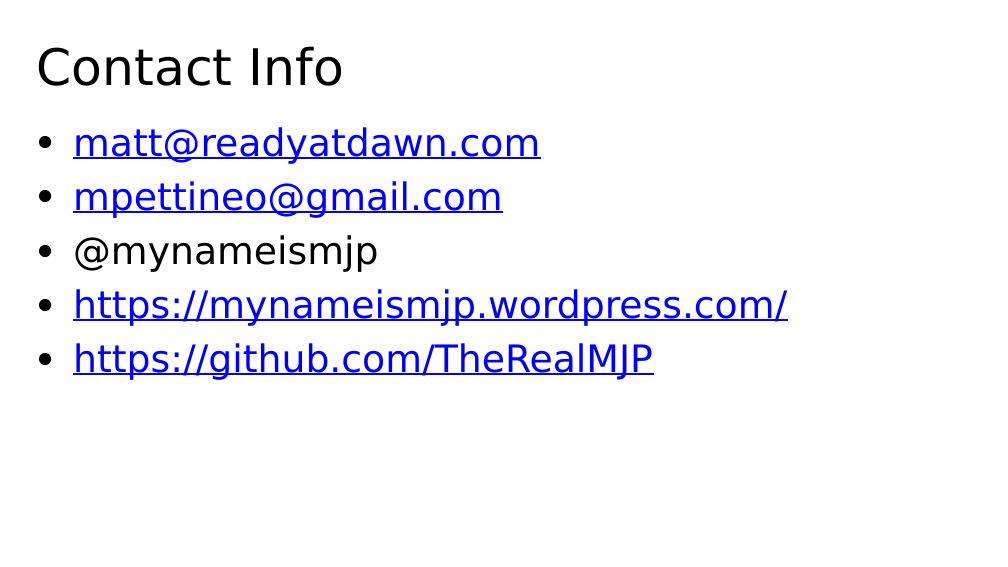
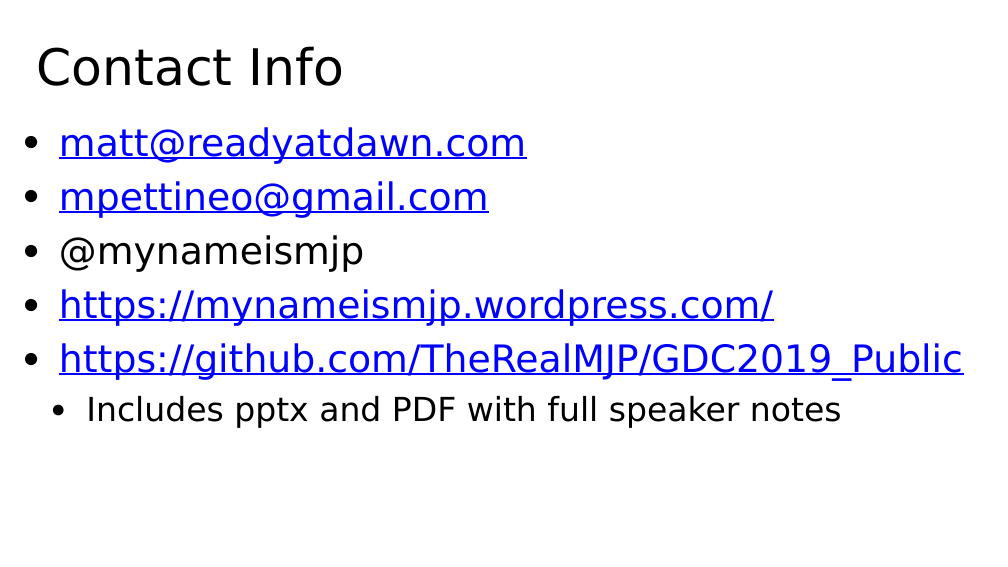
Before and after one commit to TheRealMJP/GDC2019_Public, a slide deck: slide 94 of GDC 2019 - Breaking Down Barriers (Public).pptx. Drawn at 1008x567 pixels with LibreOffice and Linux fonts; fonts in the diff are those of the drawing; background and template pictures are left out. Boxes give left, top, right and bottom in pixels: in the first picture for what was removed or moved away, otherwise in the second. Text is boxed around its words. In the diff, an @@ line names an element or a change of style, - is before the commit and + after.

```diff
--- a/GDC 2019 - Breaking Down Barriers (Public).pptx
+++ b/GDC 2019 - Breaking Down Barriers (Public).pptx
@@ text "matt@readyatdawn.com": place and size @@
-text "matt@readyatdawn.com" at (73,127,787,380)
+text "matt@readyatdawn.com" at (59,127,963,428)
@@ text at (59,343,963,428): text changed @@
-● https://github.com/TheRealMJP
+● https://github.com/TheRealMJP/GDC2019_Public
+  ● Includes pptx and PDF with full speaker notes
```
Also in this commit, not shown: 3 other files.
